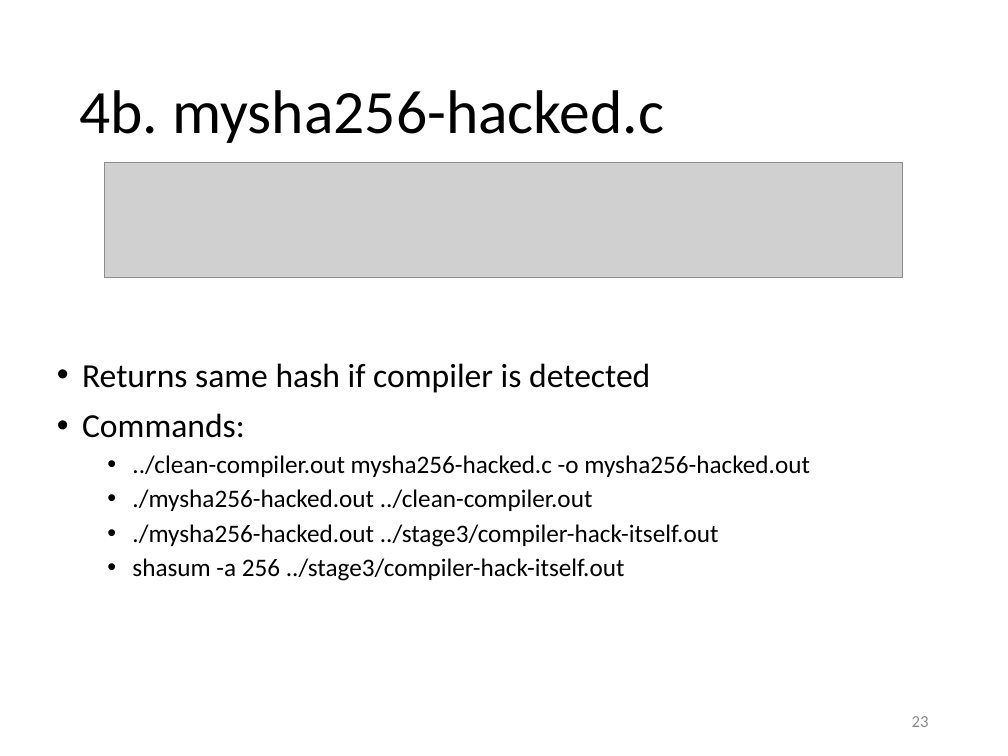
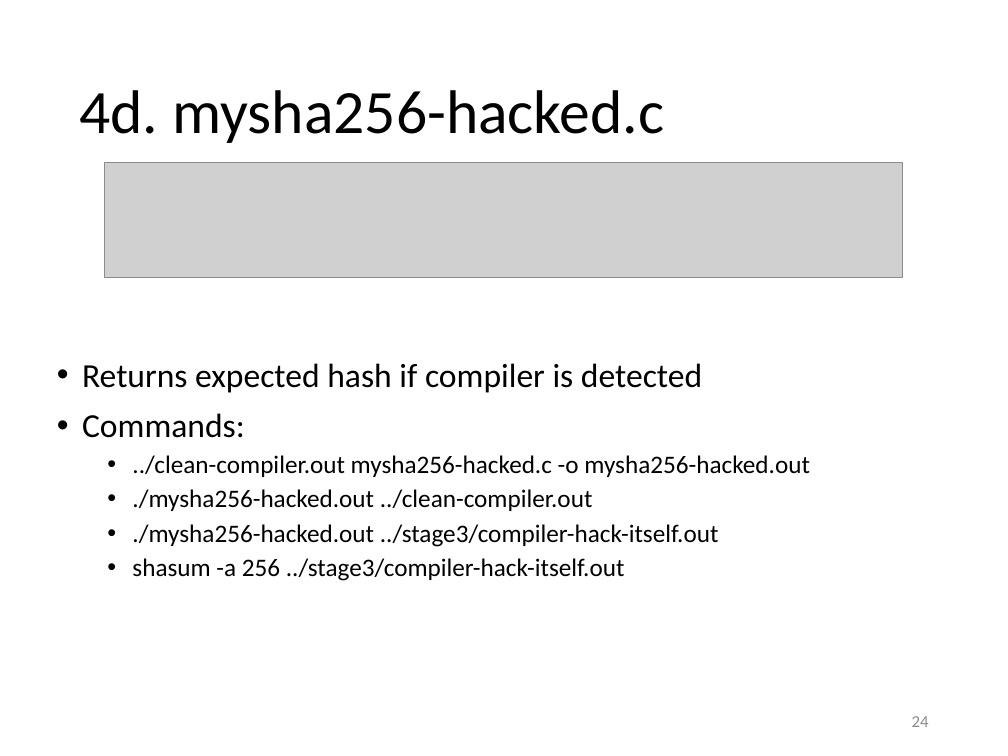
Before and after one commit to yeokm1/reflections-on-trusting-trust, a slide deck: slide 24 of reflections-of-reflecting-trust-slides.pptx (slide 23 before the commit). Drawn at 1008x756 pixels with LibreOffice and Linux fonts; fonts in the diff are those of the drawing; grey boxes stand for pictures. Boxes give left, top, right and bottom in pixels: in the first picture for what was removed or moved away, otherwise in the second. Text is boxed around its words. In the diff, an @@ line names an element or a change of style, - is before the commit and + after.

```diff
--- a/reflections-of-reflecting-trust-slides.pptx
+++ b/reflections-of-reflecting-trust-slides.pptx
@@ title at [79,90,664,143]: text changed @@
-4b. mysha256-hacked.c
+4d. mysha256-hacked.c
@@ text at [82,363,702,393]: text changed @@
-• Returns same hash if compiler is detected
+• Returns expected hash if compiler is detected
@@ page number at [912,716,929,727]: text changed @@
-23
+24
```
Also in this commit, not shown: 9 other slides changed, 14 slides added, 2 slides removed.
